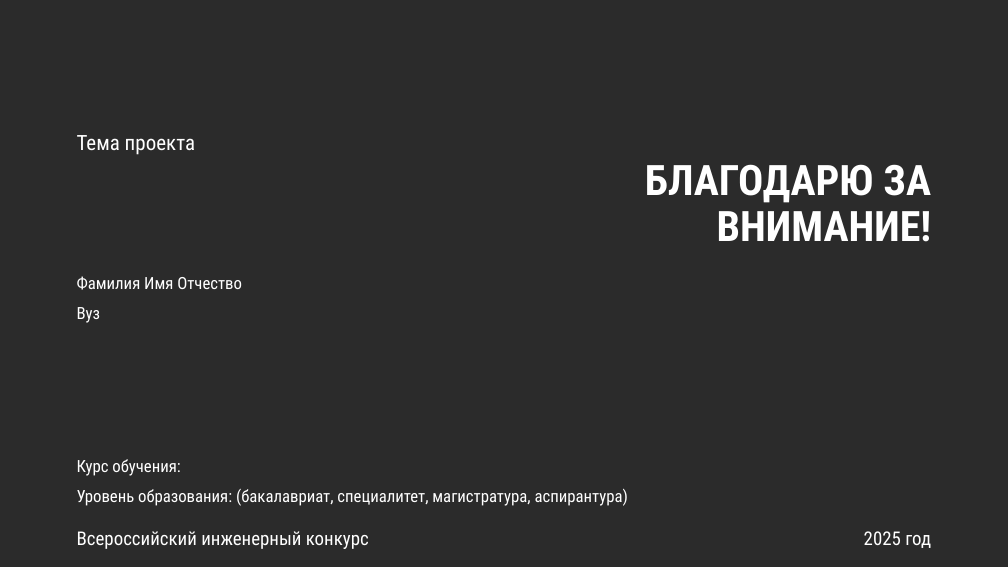
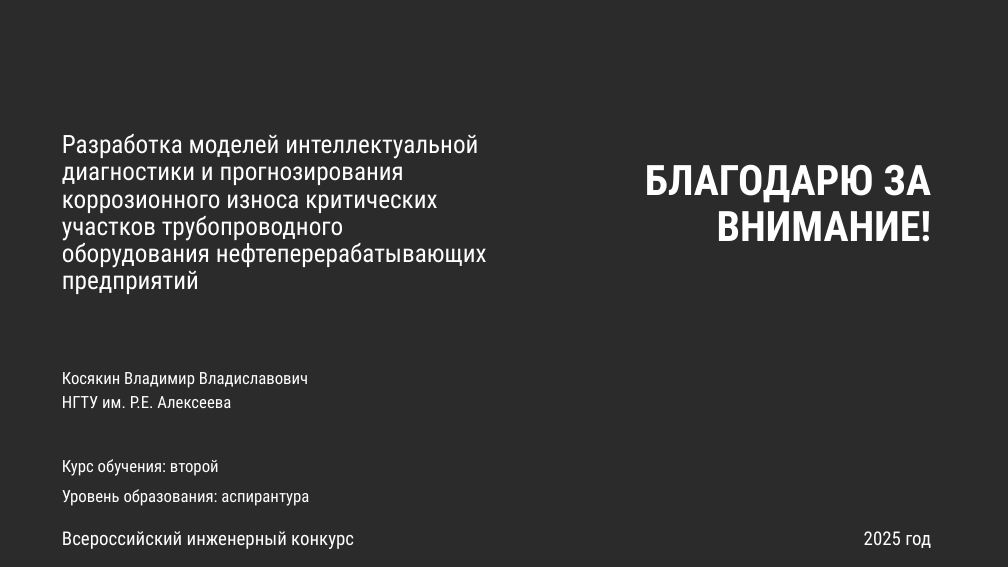
Before and after one commit to Kosyakin/corrosion_analysis_project, a slide deck: slide 8 of ВИК/shablon-prezentaczii-vik-25-26.pptx (slide 14 before the commit). Drawn at 1008x567 pixels with LibreOffice and Linux fonts; fonts in the diff are those of the drawing; background and template pictures are left out; a plain dark background stands for a picture behind light text. Boxes give left, top, right and bottom in pixels: in the first picture for what was removed or moved away, otherwise in the second. Text is boxed around its words. In the diff, an @@ line names an element or a change of style, - is before the commit and + after.

```diff
--- a/ВИК/shablon-prezentaczii-vik-25-26.pptx
+++ b/ВИК/shablon-prezentaczii-vik-25-26.pptx
@@ text at (62,134,487,294): text changed; size 20 to 24 pt @@
-Тема проекта
+Разработка моделей интеллектуальной диагностики и прогнозирования коррозионного износа критических участков трубопроводного
+оборудования нефтеперерабатывающих предприятий
@@ text at (62,372,308,388): text changed @@
-Фамилия Имя Отчество
+Косякин Владимир Владиславович
@@ text at (62,396,231,408): text changed @@
-Вуз
+НГТУ им. Р.Е. Алексеева
@@ text at (62,459,219,476): text changed @@
-Курс обучения:
+Курс обучения: второй
@@ text at (62,489,309,506): text changed @@
-Уровень образования: (бакалавриат, специалитет, магистратура, аспирантура)
+Уровень образования: аспирантура
@@ text "Всероссийский инженерный конкурс": place and size @@
-text "Всероссийский инженерный конкурс" at (77,531,369,549)
+text "Всероссийский инженерный конкурс" at (62,531,354,549)
```
Also in this commit, not shown: 2 other slides changed, 6 slides removed.
